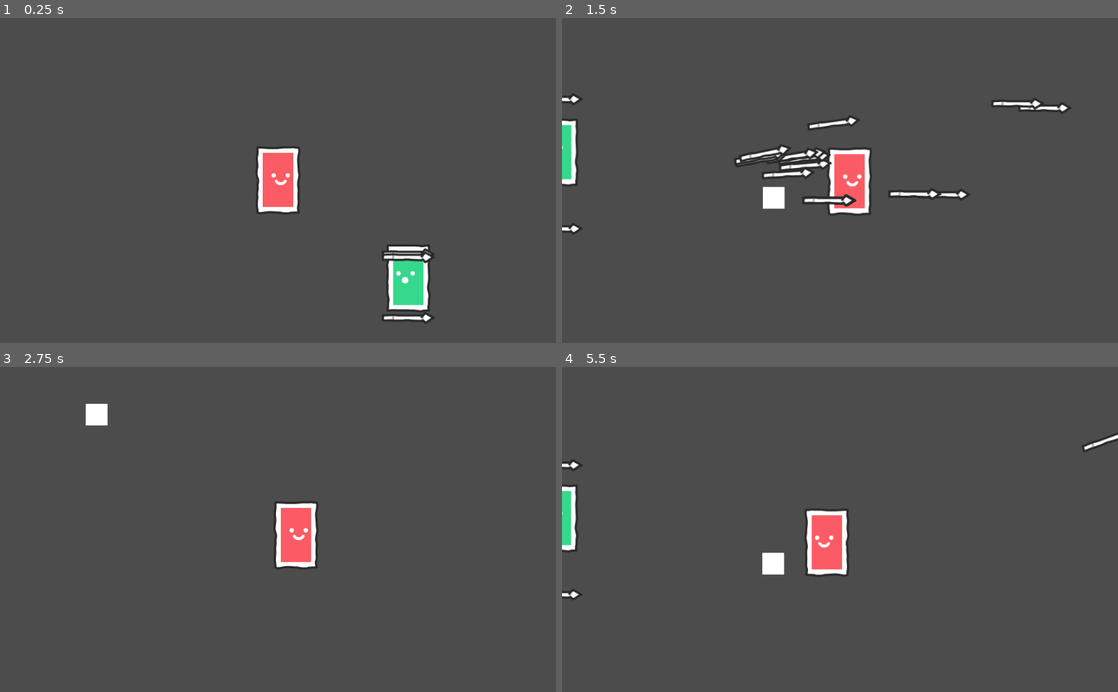
Above: before the commit, frames 1-4 (two rows, left to right).
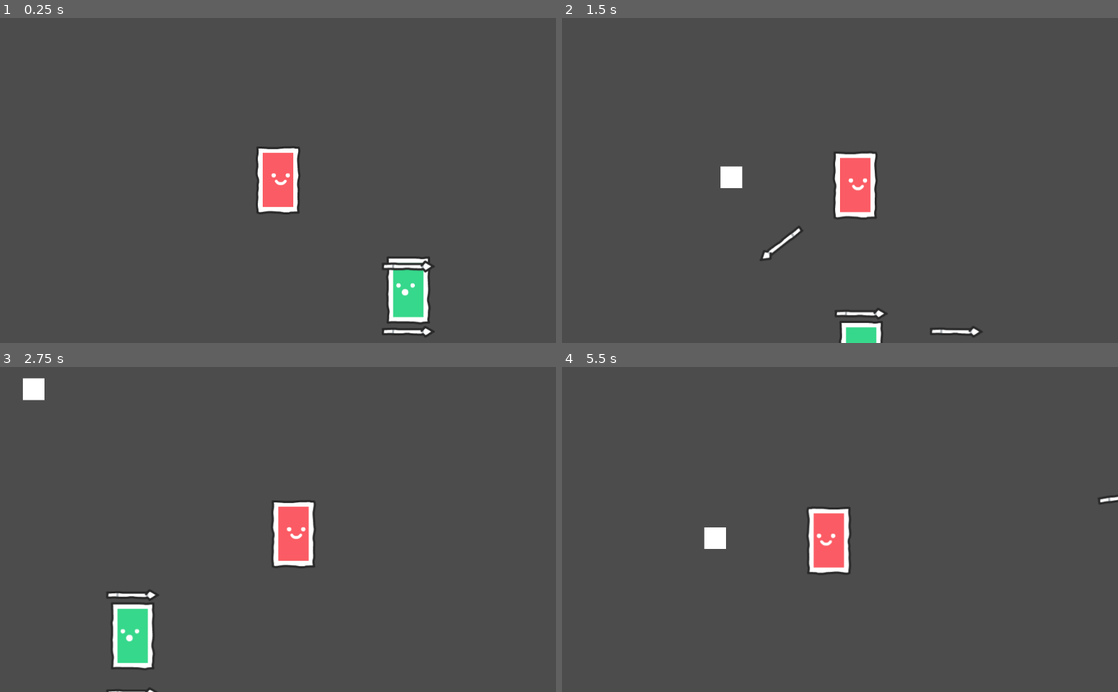
Above: after the commit, the same moments.

Repository: marcelo-souzaf/GTMK-Platypus
Game: Godot game, scene res://Game.tscn
Two runs of this game, one before a commit and one after it. Both use one fixed random seed, a clock stepped at 60 frames per second and the inputs below.
Inputs (mouse positions are in pixels of both pictures, inside the frame that each line leads up to):
- Up to frame 1 (0.25 s): no input
- Up to frame 2 (1.5 s): tap Enter at 0.5 s; move the mouse to (962, 164) at 0.52 s; hold D (move_right) 0.53-1.28 s; click (962, 164) at 0.6 s; move the mouse to (728, 196) at 1.27 s; hold S (move_down) from 1.28 s (still down); click (728, 196) at 1.35 s
- Up to frame 3 (2.75 s): move the mouse to (333, 458) at 2.02 s; release S (move_down) at 2.03 s; hold D (move_right) from 2.03 s (still down); click (333, 458) at 2.1 s
- Up to frame 4 (5.5 s): move the mouse to (812, 594) at 2.77 s; release D (move_right) at 2.78 s; hold W (move_up) 2.78-3.53 s; click (812, 594) at 2.85 s; move the mouse to (1006, 578) at 3.52 s; hold A (move_left) 3.53-5.03 s; click (1006, 578) at 3.6 s; move the mouse to (673, 480) at 4.27 s; click (673, 480) at 4.35 s; move the mouse to (867, 529) at 5.02 s; hold S (move_down) from 5.03 s (still down); click (867, 529) at 5.1 s

The runs differ from the first frame. In frame 1, 1.3% of the frame differs, in the area x 68-79%, y 69-99%; in frame 2, 5.5%, in the area x 0-92%, y 23-100%; in frame 3, 3.0%; in frame 4, 2.2%.

Commit message:
Refatoração

Diff:
--- a/Game.tscn
+++ b/Game.tscn
@@ -1,14 +1,12 @@
-[gd_scene load_steps=9 format=2]
+[gd_scene load_steps=6 format=2]
 
-[ext_resource path="res://scripts/camera.gd" type="Script" id=1]
-[ext_resource path="res://assets/characters/swordsman.png" type="Texture" id=2]
-[ext_resource path="res://scripts/player.gd" type="Script" id=3]
+[ext_resource path="res://scenes/Player.tscn" type="PackedScene" id=1]
 [ext_resource path="res://assets/characters/zombie.png" type="Texture" id=4]
 [ext_resource path="res://scripts/enemy.gd" type="Script" id=5]
 
-[sub_resource type="SpriteFrames" id=2]
+[sub_resource type="SpriteFrames" id=1]
 animations = [ {
-"frames": [ ExtResource( 2 ) ],
+"frames": [ ExtResource( 4 ) ],
 "loop": true,
 "name": "default",
 "speed": 5.0
@@ -18,21 +16,7 @@
 radius = 38.0
 height = 14.0
 
-[sub_resource type="SpriteFrames" id=1]
-animations = [ {
-"frames": [ ExtResource( 4 ) ],
-"loop": true,
-"name": "default",
-"speed": 5.0
-} ]
-
 [node name="Game" type="Node2D"]
-
-[node name="Camera2D" type="Camera2D" parent="."]
-current = true
-smoothing_enabled = true
-smoothing_speed = 10.0
-script = ExtResource( 1 )
 
 [node name="ColorRect" type="ColorRect" parent="."]
 margin_left = -20.0
@@ -40,15 +24,7 @@
 margin_right = 20.0
 margin_bottom = 21.0
 
-[node name="Player" type="KinematicBody2D" parent="."]
-script = ExtResource( 3 )
-
-[node name="AnimatedSprite" type="AnimatedSprite" parent="Player"]
-frames = SubResource( 2 )
-
-[node name="CollisionShape2D" type="CollisionShape2D" parent="Player"]
-position = Vector2( 0, 16 )
-shape = SubResource( 3 )
+[node name="Player" parent="." instance=ExtResource( 1 )]
 
 [node name="Zombie" type="KinematicBody2D" parent="."]
 position = Vector2( 240, 134 )
--- a/scenes/Player.tscn
+++ b/scenes/Player.tscn
@@ -1,6 +1,34 @@
-[gd_scene load_steps=2 format=2]
+[gd_scene load_steps=5 format=2]
 
 [ext_resource path="res://scripts/player.gd" type="Script" id=1]
+[ext_resource path="res://assets/characters/swordsman.png" type="Texture" id=2]
+
+[sub_resource type="SpriteFrames" id=1]
+animations = [ {
+"frames": [ ExtResource( 2 ) ],
+"loop": true,
+"name": "default",
+"speed": 5.0
+} ]
+
+[sub_resource type="CapsuleShape2D" id=2]
+radius = 38.0
+height = 14.0
 
 [node name="Player" type="KinematicBody2D"]
 script = ExtResource( 1 )
+
+[node name="Camera2D" type="Camera2D" parent="."]
+pause_mode = 2
+current = true
+process_mode = 0
+smoothing_enabled = true
+smoothing_speed = 10.0
+
+[node name="AnimatedSprite" type="AnimatedSprite" parent="."]
+frames = SubResource( 1 )
+playing = true
+
+[node name="CollisionShape2D" type="CollisionShape2D" parent="."]
+position = Vector2( 0, 16 )
+shape = SubResource( 2 )
--- a/scenes/TeleportParticles.tscn
+++ b/scenes/TeleportParticles.tscn
@@ -6,5 +6,5 @@
 orbit_velocity = 0.0
 orbit_velocity_random = 0.0
 
-[node name="Node2D" type="Particles2D"]
+[node name="Particles2D" type="Particles2D"]
 process_material = SubResource( 1 )
--- a/scenes/attacks/ArcherAttack.gd
+++ b/scenes/attacks/ArcherAttack.gd
@@ -1,31 +1,31 @@
-extends Node2D
+extends KinematicBody2D
 
-onready var arrow = $Arrow
+export var damage := 100
 
 const ARROW_SPEED = 1500
 
-var arrow_dir = Vector2.ZERO
-var by_player = false
+var arrow_dir := Vector2.ZERO
+var by_player: bool
+
+func init(mouse_pos: Vector2, by_player_: bool):
+	var direction = mouse_pos - position
+	arrow_dir = direction.normalized()
+
+	self.rotation = arrow_dir.angle()
+	self.by_player = by_player_
 
 func _ready():
 	if by_player:
-		arrow.set_collision_mask_bit(0, false)
+		set_collision_mask_bit(0, false)
 	else:
-		arrow.set_collision_mask_bit(1, false)
-
-func attack(mouse_pos):
-	var direction = mouse_pos - position
-	direction = direction.normalized()
-
-	arrow_dir = direction
-	arrow.rotation = direction.angle()
+		set_collision_mask_bit(1, false)
 
 func _physics_process(delta):
-	var collision = arrow.move_and_collide(arrow_dir * ARROW_SPEED * delta)
+	var collision = move_and_collide(arrow_dir * ARROW_SPEED * delta)
 
 	if collision:
 		var body = collision.collider
 		if by_player and body != Game.player:
 			if body.has_method("take_damage"):
-					body.take_damage()
+				body.take_damage()
 			queue_free()
--- a/scenes/attacks/ArcherAttack.tscn
+++ b/scenes/attacks/ArcherAttack.tscn
@@ -6,15 +6,13 @@
 [sub_resource type="RectangleShape2D" id=1]
 extents = Vector2( 50, 10 )
 
-[node name="Node2D" type="Node2D"]
+[node name="Arrow" type="KinematicBody2D"]
+collision_layer = 2
+collision_mask = 2
 script = ExtResource( 2 )
 
-[node name="Arrow" type="KinematicBody2D" parent="."]
-collision_layer = 2
-collision_mask = 2
-
-[node name="Sprite" type="Sprite" parent="Arrow"]
+[node name="Sprite" type="Sprite" parent="."]
 texture = ExtResource( 1 )
 
-[node name="CollisionShape2D" type="CollisionShape2D" parent="Arrow"]
+[node name="CollisionShape2D" type="CollisionShape2D" parent="."]
 shape = SubResource( 1 )
--- a/scenes/attacks/MageAttack.gd
+++ b/scenes/attacks/MageAttack.gd
@@ -1,33 +1,34 @@
-extends Node2D
+extends KinematicBody2D
 
-onready var fireball = $Fireball
 onready var attack_timer = $AttackTimer
 onready var explosion_area = $Fireball/ExplosionArea
+
+export var damage := 100
 
 const FIREBALL_SPEED = 600
 const ATTACK_DURATION = 0.1
 
-var fireball_dir = Vector2.ZERO
-var exploding = false
-var by_player = false
+var fireball_dir := Vector2.ZERO
+var exploding := false
+var by_player: bool
+
+func init(mouse_pos: Vector2, by_player_: bool):
+	var direction = mouse_pos - position
+	fireball_dir = direction.normalized()
+
+	self.rotation = fireball_dir.angle()
+	self.by_player = by_player_
 
 func _ready():
 	if by_player:
-		fireball.set_collision_mask_bit(1, false)
+		set_collision_mask_bit(1, false)
 	else:
-		fireball.set_collision_mask_bit(2, false)
+		set_collision_mask_bit(2, false)
 	attack_timer.wait_time = ATTACK_DURATION
-
-func attack(mouse_pos):
-	var direction = mouse_pos - position
-	direction = direction.normalized()
-
-	fireball_dir = direction
-	fireball.rotation = direction.angle()
 
 func _physics_process(delta):
 	if not exploding:
-		var collision = fireball.move_and_collide(fireball_dir * FIREBALL_SPEED * delta)
+		var collision = move_and_collide(fireball_dir * FIREBALL_SPEED * delta)
 
 		if collision:
 			var body = collision.collider
--- a/scenes/attacks/MageAttack.tscn
+++ b/scenes/attacks/MageAttack.tscn
@@ -9,24 +9,22 @@
 [sub_resource type="CircleShape2D" id=2]
 radius = 165.846
 
-[node name="Node2D" type="Node2D"]
+[node name="Fireball" type="KinematicBody2D"]
+collision_layer = 2
+collision_mask = 2
 script = ExtResource( 1 )
 
-[node name="AttackTimer" type="Timer" parent="."]
-
-[node name="Fireball" type="KinematicBody2D" parent="."]
-collision_layer = 2
-collision_mask = 2
-
-[node name="Sprite" type="Sprite" parent="Fireball"]
+[node name="Sprite" type="Sprite" parent="."]
 texture = ExtResource( 2 )
 
-[node name="CollisionShape2D" type="CollisionShape2D" parent="Fireball"]
+[node name="CollisionShape2D" type="CollisionShape2D" parent="."]
 shape = SubResource( 1 )
 
-[node name="ExplosionArea" type="Area2D" parent="Fireball"]
+[node name="ExplosionArea" type="Area2D" parent="."]
 
-[node name="CollisionShape2D2" type="CollisionShape2D" parent="Fireball/ExplosionArea"]
+[node name="CollisionShape2D2" type="CollisionShape2D" parent="ExplosionArea"]
 shape = SubResource( 2 )
 
-[connection signal="timeout" from="AttackTimer" to="." method="_on_AttackTimer_timeout"]
+[node name="AttackTimer" type="Timer" parent="."]
+wait_time = 0.1
+one_shot = true
--- a/scenes/attacks/SwordsmanAttack.gd
+++ b/scenes/attacks/SwordsmanAttack.gd
@@ -1,25 +1,19 @@
-extends Node2D
+extends Area2D
 
-onready var attack_area : Area2D = $AttackArea
+export var damage := 100
+var by_player: bool
 
-const ATTACK_DURATION = 0.1
-
-var by_player = false
+func init(mouse_pos: Vector2, by_player_: bool):
+	var direction = mouse_pos - position
+	self.rotation = direction.angle()
+	self.by_player = by_player_
 
 func _ready():
 	if by_player:
-		attack_area.set_collision_mask_bit(1, false)
-	else:
-		attack_area.set_collision_mask_bit(2, false)
-	$AttackTimer.wait_time = ATTACK_DURATION
-	$AttackTimer.start()
+		set_collision_mask_bit(1, false)
 
-func attack(mouse_pos):
-	var direction = mouse_pos - position
-	rotation = direction.angle()
-
-func _physics_process(delta):
-	for body in attack_area.get_overlapping_bodies():
+func _physics_process(_delta):
+	for body in self.get_overlapping_bodies():
 		if body.has_method("take_damage"):
 			body.take_damage()
 
--- a/scenes/attacks/SwordsmanAttack.tscn
+++ b/scenes/attacks/SwordsmanAttack.tscn
@@ -5,17 +5,16 @@
 [sub_resource type="RectangleShape2D" id=1]
 extents = Vector2( 34, 134 )
 
-[node name="Node2D" type="Node2D"]
+[node name="AttackArea" type="Area2D"]
+collision_layer = 3
+collision_mask = 3
 script = ExtResource( 1 )
 
-[node name="AttackArea" type="Area2D" parent="."]
-collision_layer = 3
-collision_mask = 3
-
-[node name="CollisionShape2D" type="CollisionShape2D" parent="AttackArea"]
+[node name="CollisionShape2D" type="CollisionShape2D" parent="."]
 position = Vector2( 96, 0 )
 shape = SubResource( 1 )
 
 [node name="AttackTimer" type="Timer" parent="."]
-
-[connection signal="timeout" from="AttackTimer" to="." method="_on_AttackTimer_timeout"]
+wait_time = 0.1
+one_shot = true
+autostart = true
--- a/scenes/attacks/ZombieAttack.tscn
+++ b/scenes/attacks/ZombieAttack.tscn
@@ -5,17 +5,15 @@
 [sub_resource type="CircleShape2D" id=1]
 radius = 52.1728
 
-[node name="Node2D" type="Node2D"]
+[node name="AttackArea" type="Area2D"]
+collision_layer = 3
 script = ExtResource( 1 )
 
-[node name="AttackArea" type="Area2D" parent="."]
-collision_layer = 3
-collision_mask = 3
-
-[node name="CollisionShape2D" type="CollisionShape2D" parent="AttackArea"]
+[node name="CollisionShape2D" type="CollisionShape2D" parent="."]
 position = Vector2( 72, 0 )
 shape = SubResource( 1 )
 
 [node name="AttackTimer" type="Timer" parent="."]
-
-[connection signal="timeout" from="AttackTimer" to="." method="_on_AttackTimer_timeout"]
+wait_time = 0.1
+one_shot = true
+autostart = true
--- a/scripts/camera.gd
+++ /dev/null
@@ -1,7 +0,0 @@
-extends Camera2D
-
-func _ready():
-	Game.cam = self
-
-func _process(delta):
-	position = Game.player.position
--- a/scripts/classes.gd
+++ b/scripts/classes.gd
@@ -3,14 +3,16 @@
 # Script that defines the entity classes and the interactions between them.
 
 enum {
+	All = -1,
 	Swordsman,
 	Archer,
 	Mage,
+	Zombie,
 }
 
 # Set the weaknesses of each class in the order they were enumerated
-const weakness = [Archer, Mage, Swordsman]
-const strength = [Mage, Swordsman, Archer]
+const weakness = [Archer, Mage, Swordsman, All]
+
 const attacks = [preload("res://scenes/attacks/SwordsmanAttack.tscn"),
 				preload("res://scenes/attacks/ArcherAttack.tscn"),
 				preload("res://scenes/attacks/MageAttack.tscn")]
@@ -18,5 +20,4 @@
 const acceleration = [800, 800, 800]
 const max_speed = [250, 350, 150]
 const attack_radius = [50, 300, 150]
-
 const sight_radius = [200, 300, 400]
--- a/scripts/enemy.gd
+++ b/scripts/enemy.gd
@@ -6,7 +6,7 @@
 func _ready():
 	player = Game.player
 
-func _process(delta):
+func _physics_process(delta):
 	var player_dist = player.position.distance_to(position)
 
 	# if player is on attack radius
@@ -21,6 +21,12 @@
 
 	lin_speed = move_and_slide(lin_speed)
 
+func take_damage(amount: int, attacker_class: int):
+	take_damage(amount, attacker_class)
+	if health <= 0:
+		Game.score += 1
+		Game.transform_player_into(self)
+
 func chase(delta):
 	var dir = (player.position - position).normalized()
 	lin_speed += dir * Classes.acceleration[class_] * delta
--- a/scripts/entity.gd
+++ b/scripts/entity.gd
@@ -7,25 +7,21 @@
 var health: int = 100
 var max_speed: int = 300
 var acceleration: int = 800
+var is_player: bool = false
 
-var lin_speed = Vector2()
+var lin_speed = Vector2.ZERO
 
 func _ready():
 	pass
 
-func attack(dir : Vector2, by_player : bool = false):
+func attack(direction: Vector2):
 	var attack = Classes.attacks[class_].instance()
-	attack.by_player = by_player
+	attack.init(direction, self.is_player)
 	add_child(attack)
-	attack.attack(dir)
 
-func take_damage(amount : int = 100):
-	health -= amount
-	if health <= 0:
-		Game.transform_into(self)
+func take_damage(amount: int, attacker_class: int):
+	# TODO: update the lifebar
 
-func on_damage_taken():
-	pass
-
-func _process(delta):
-	pass
+	var weakness: int = Classes.weakness[class_]
+	# Doubles the damage if the entity is weak against the attacker's class
+	health -= amount * (1 + int(weakness == attacker_class or weakness == Classes.All))
--- a/scripts/game.gd
+++ b/scripts/game.gd
@@ -1,33 +1,39 @@
 extends Node
 
 const teleport_particles = preload("res://scenes/TeleportParticles.tscn")
+const sprites = []
+const TRANSITION_TIME = 0.25
+
+var time_left := TRANSITION_TIME
+var score := 0
 var player
 var game
-var cam
 
-var paused: bool = false
+func _ready():
+	self.pause_mode = Node.PAUSE_MODE_PROCESS
+	set_physics_process(false)
+
+func _physics_process(delta):
+	time_left -= delta
+	if time_left <= 0:
+		set_physics_process(false)
+		game.get_tree().paused = false
+		time_left = TRANSITION_TIME
+	Engine.set_time_scale(time_left / TRANSITION_TIME)
 
 func spawn_particles(position: Vector2):
 	var particles = teleport_particles.instance()
 	particles.position = position
 	game.add_child(particles)
 
-func transform_into(entity : Entity):
-	player.class_ = entity.class_
+func transform_player_into(enemy):
+	game.get_tree().paused = true
 
-	var placeholder = player.position
-	player.position = entity.position
-	entity.position = placeholder
-
-	cam.position = entity.position
-
-	entity.queue_free()
-
-func change_player_class(new_class: int, enemy: Entity):
-	game.get_tree().paused = true
-	player.class_ = new_class
+	player.class_ = enemy.class_
+	player.sprite.frames = sprites[player.class_]
+	# player.sprite.play("idle")
 	spawn_particles(player.position)
 	player.position = enemy.position
-	player.sprite.frames = enemy.sprite.frames
+
 	enemy.queue_free()
-	# yield(game.get_node("Camera2D").move(player.position), "tween_completed")
+	set_physics_process(true)
--- a/scripts/player.gd
+++ b/scripts/player.gd
@@ -4,19 +4,15 @@
 func _ready():
 	Game.player = self
 	Game.game = get_parent()
+	self.is_player = true
 
-	set_collision_layer_bit(0, true)
-	set_collision_mask_bit(0, true)
-	set_collision_layer_bit(1, false)
-	set_collision_mask_bit(1, false)
-
-func _process(delta):
+func _physics_process(delta):
 	# Attack
 	if Input.is_action_just_pressed("attack"):
-		self.attack(get_global_mouse_position(), true)
+		self.attack(get_global_mouse_position())
 
 	# Movement
-	var moving = false
+	var moving := false
 	if Input.is_action_pressed("move_up"):
 		lin_speed.y -= acceleration * delta
 		moving = true
@@ -33,7 +29,12 @@
 		moving = true
 	# Deaccelerate
 	if not moving:
-		lin_speed = lin_speed.linear_interpolate(Vector2(), 0.2)
+		lin_speed = lin_speed.linear_interpolate(Vector2.ZERO, 0.2)
 
 	lin_speed = lin_speed.limit_length(max_speed)
 	lin_speed = move_and_slide(lin_speed)
+
+func take_damage(amount: int, attacker_class: int):
+	take_damage(amount, attacker_class)
+	if health <= 0:
+		Game.game.game_over()
